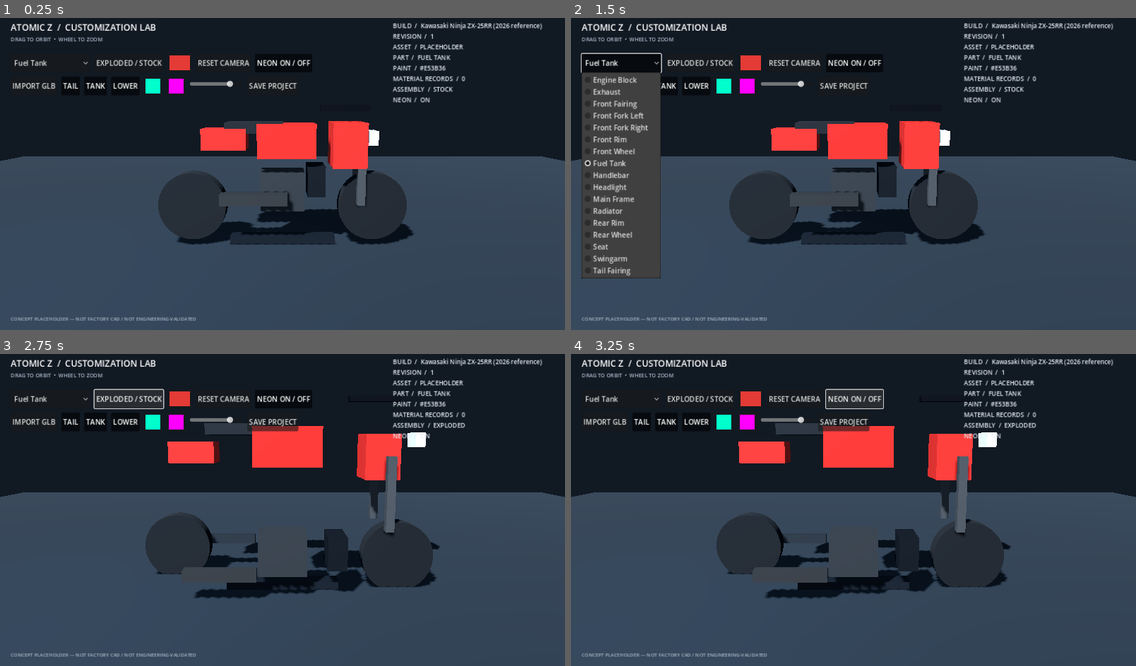
Above: before the commit, frames 1-4 (two rows, left to right).
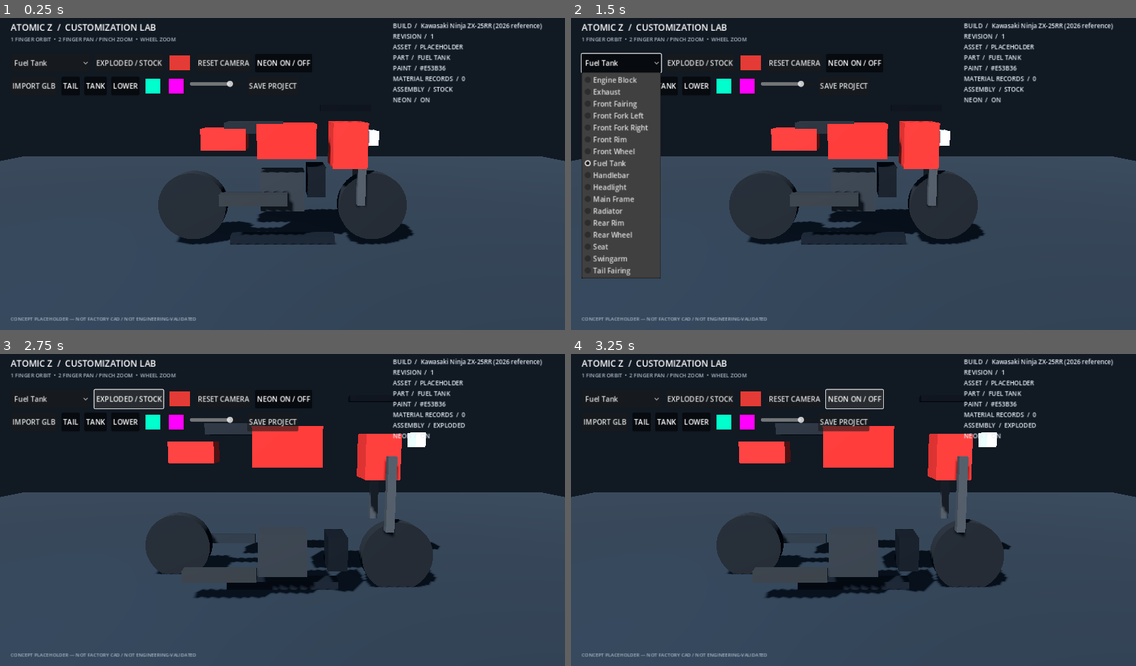
Above: after the commit, the same moments.

Repository: metsam-mastem/Atomic-Z-Customi-Z
Game: Godot game, scene res://scenes/main.tscn
Same seed, same stepped clock (60 frames per second), same inputs: the game is played once before the commit and once after it.
Inputs:
- Up to frame 1 (0.25 s): no input
- Up to frame 2 (1.5 s): click "RESET CAMERA" at 0.5 s; click "Fuel Tank" at 1.25 s
- Up to frame 3 (2.75 s): click "EXPLODED / STOCK" at 2 s
- Up to frame 4 (3.25 s): click "NEON ON / OFF" at 2.75 s

The runs differ from the first frame. In frame 1, 0.2% of the frame differs, in the area x 1-32%, y 6-8%; in frame 2, 0.2%; in frame 3, 0.2%; in frame 4, 0.2%.

Commit message:
feat: wire pinch zoom and two-finger pan into garage camera

Diff:
--- a/scripts/main.gd
+++ b/scripts/main.gd
@@ -5,6 +5,7 @@
 const NeonSkinScript = preload("res://scripts/neon_skin.gd")
 const BuildDocumentScript = preload("res://scripts/build_document.gd")
 const BuildDocumentStoreScript = preload("res://scripts/build_document_store.gd")
+const GarageTouchGesturesScript = preload("res://scripts/garage_touch_gestures.gd")
 const GlbVehicleRuntimeScript = preload("res://scripts/glb_vehicle_runtime.gd")
 
 var _bike
@@ -31,10 +32,13 @@
 var _orbit_angle := 0.0
 var _orbit_pitch := 0.16
 var _orbit_distance := 5.3
+var _camera_target_offset := Vector3.ZERO
+var _touch_gestures
 var _dragging := false
 var _last_pointer := Vector2.ZERO
 
 func _ready() -> void:
+	_touch_gestures = GarageTouchGesturesScript.new()
 	_build_document = _load_initial_build_document()
 	_build_world()
 	_bike = BikeAssemblyScript.new()
@@ -109,7 +113,7 @@
 	root.add_child(title)
 
 	var hint := Label.new()
-	hint.text = "DRAG TO ORBIT  •  WHEEL TO ZOOM"
+	hint.text = "1 FINGER ORBIT  •  2 FINGER PAN / PINCH ZOOM  •  WHEEL ZOOM"
 	hint.position = Vector2(24.0, 52.0)
 	hint.add_theme_font_size_override("font_size", 12)
 	hint.modulate = Color("#aab8c8")
@@ -548,18 +552,20 @@
 		_refresh_build_summary()
 
 func _on_reset_camera() -> void:
+	if is_instance_valid(_touch_gestures):
+		_touch_gestures.reset()
+	_camera_target_offset = Vector3.ZERO
 	_orbit_angle = 0.0
 	_orbit_pitch = 0.16
 	_orbit_distance = 5.3
 	_update_camera()
 
 func _unhandled_input(event: InputEvent) -> void:
-	if event is InputEventScreenTouch:
-		_dragging = event.pressed
-		_last_pointer = event.position
-	elif event is InputEventScreenDrag and _dragging:
-		_apply_orbit_drag(event.position)
-	elif event is InputEventMouseButton:
+	if event is InputEventScreenTouch or event is InputEventScreenDrag:
+		_touch_gestures.handle_event(event)
+		_apply_touch_camera_state()
+		return
+	if event is InputEventMouseButton:
 		if event.button_index == MOUSE_BUTTON_LEFT:
 			_dragging = event.pressed
 			_last_pointer = event.position
@@ -572,6 +578,14 @@
 	elif event is InputEventMouseMotion and _dragging:
 		_apply_orbit_drag(event.position)
 
+func _apply_touch_camera_state() -> void:
+	var state: Dictionary = _touch_gestures.get_camera_state()
+	_orbit_angle = float(state.get("orbit_angle", _orbit_angle))
+	_orbit_pitch = float(state.get("orbit_pitch", _orbit_pitch))
+	_orbit_distance = float(state.get("orbit_distance", _orbit_distance))
+	_camera_target_offset = Vector3(state.get("target_offset", _camera_target_offset))
+	_update_camera()
+
 func _apply_orbit_drag(pointer: Vector2) -> void:
 	var delta := pointer - _last_pointer
 	_last_pointer = pointer
@@ -582,7 +596,7 @@
 func _update_camera() -> void:
 	if not is_instance_valid(_camera):
 		return
-	var target := Vector3(0.0, 0.92, 0.0)
+	var target := Vector3(0.0, 0.92, 0.0) + _camera_target_offset
 	var horizontal := cos(_orbit_pitch) * _orbit_distance
 	_camera.position = target + Vector3(
 		sin(_orbit_angle) * horizontal,
